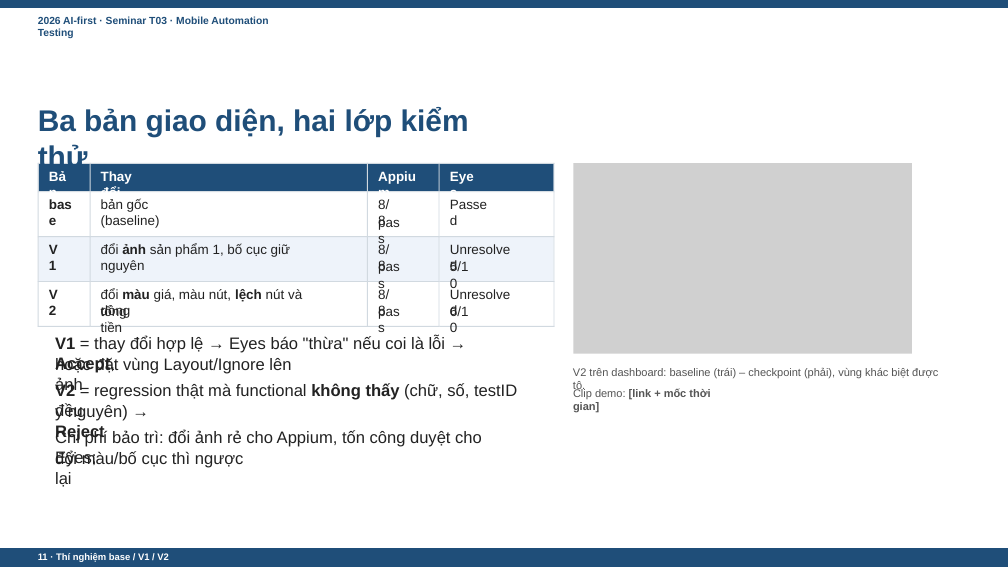
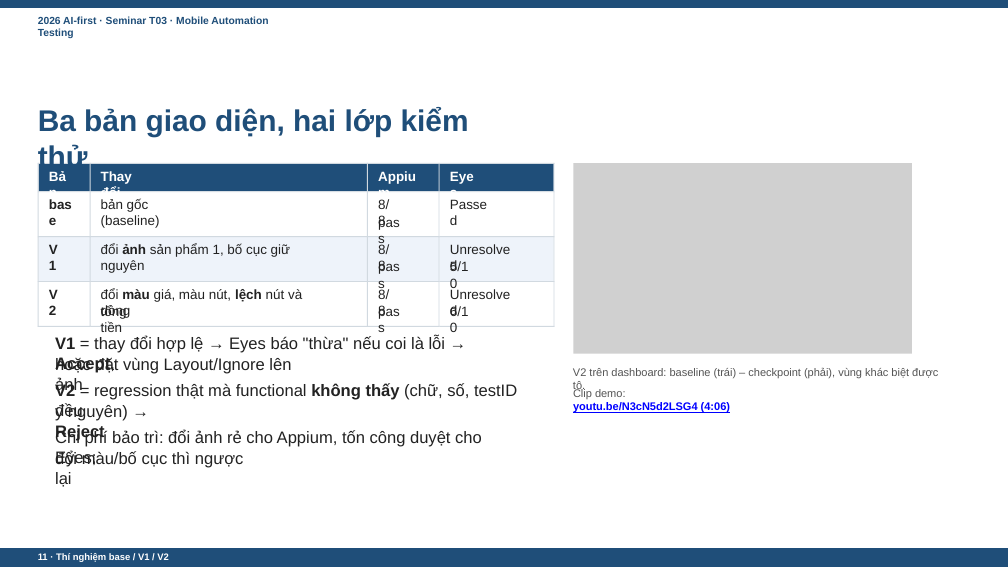
Before and after one commit to d1nhnguyen/t03_mobile_automation_testing, a slide deck: slide 11 of slides/Seminar_Slides.pptx. Drawn at 1008x567 pixels with LibreOffice and Linux fonts; fonts in the diff are those of the drawing; grey boxes stand for pictures; background and template pictures are left out. Boxes give left, top, right and bottom in pixels: in the first picture for what was removed or moved away, otherwise in the second. Text is boxed around its words. In the diff, an @@ line names an element or a change of style, - is before the commit and + after.

```diff
--- a/slides/Seminar_Slides.pptx
+++ b/slides/Seminar_Slides.pptx
@@ text at (573,388,730,413): text changed; text colour #555555 to #0000FF @@
-Clip demo: [link + mốc thời gian]
+Clip demo: youtu.be/N3cN5d2LSG4 (4:06)
```
Also in this commit, not shown: 2 other files.
